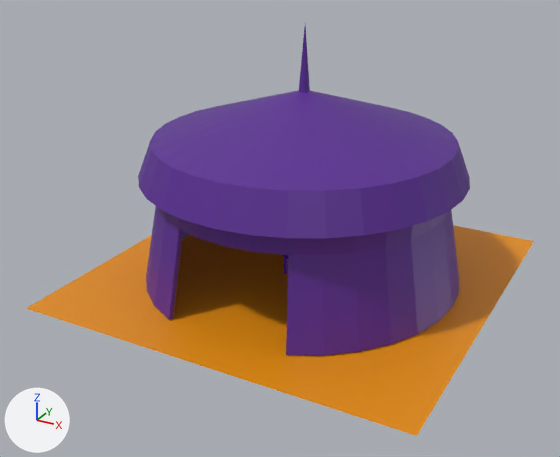
Before and after pictures for a commit that changed the Blender file blender/layout/placeholders.blend.
Before and after are seen from a 50 mm lens placed at (13.5, -26.5, 15.0), pointed at (-0.3, -1.5, 2.5). Lighting does not change. The marker at lower left points along +X, +Y and +Z. The first picture is the older version. Objects named as collision shapes, trigger or cutter boxes, shadow casters or lower levels of detail are left out.

The scene before the commit, as lines of its bpy script (objects in view):
```python
me_circle = bpy.data.meshes.new('Circle')
me_circle.from_pydata(...)  # 190 vertices, 156 faces; spans x -6.59..6.59, y -6.59..6.59, z 0.06..10.49
me_circle.materials.append(mat_tent)  # purple #592793
me_plane = bpy.data.meshes.new('Plane')
me_plane.from_pydata([(-1.0, -1.0, 0.0), (1.0, -1.0, 0.0), (-1.0, 1.0, 0.0), (1.0, 1.0, 0.0)], [], [(0, 1, 3, 2)])
me_plane.materials.append(mat_floor)  # orange #e79000
ob_circle = bpy.data.objects.new('Circle', me_circle)
ob_circle.location = (0.0, 0.0, 0.0)
_m = ob_circle.modifiers.new('Solidify', 'SOLIDIFY')
_m.thickness = 0.166
ob_plane = bpy.data.objects.new('Plane', me_plane)
ob_plane.location = (0.0, 0.0, 0.0)
ob_plane.scale = (8.0, 8.0, 1.0)
```
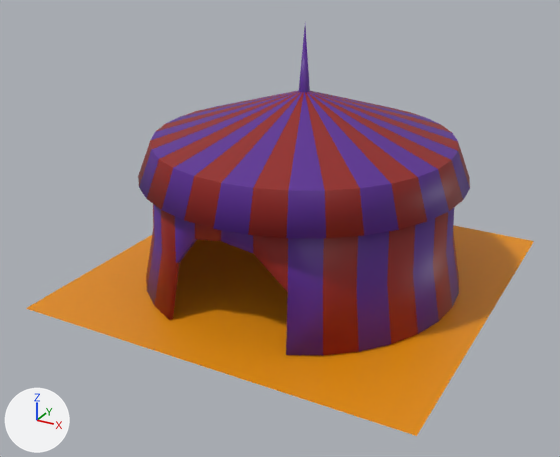
What changed in the scene script:
```text
Add mat_tent_001:
    mat_tent_001 = principled_material('Tent.001')
    mat_tent_001.base_color = (0.293, 0.014, 0.00956)  # red #931f19
Change me_circle:
    where me_circle.from_pydata(...)  # 190 vertices, 156 faces; spans x -6.59..6.59, y -6.59..6.59, z 0.06..10.49
    used by ob_circle; location = (0.0, 0.0, 0.0)
    me_circle part 1: 32 of 190 vertices moved; they spanned x -5.92..5.92, y -5.92..5.92, z 3.62 and now span x -6.14..6.14, y -6.14..6.14, z 2.31..3.9; mean shift (0.0, 0.0, -1.17); largest move (-3.29, 4.92, 3.62) -> (-3.41, 5.11, 2.31)
    me_circle part 2: edges marked sharp go from 0 to 64
    me_circle part 3: 16 of the faces centred in x -3.09..3.09, y -3.09..3.09, z 6.91 switch from mat_tent (purple #592793) to mat_tent_001 (red #931f19)
    me_circle part 4: 12 of the faces centred in x 0.58..6.01, y 1.73..6.25, z 1.84..5.27 switch from mat_tent (purple #592793) to mat_tent_001 (red #931f19)
    me_circle part 5: 11 of the faces centred in x -6.01..-0.58, y -6.25..-1.73, z 1.84..5.27 switch from mat_tent (purple #592793) to mat_tent_001 (red #931f19)
    me_circle part 6: 11 of the faces centred in x 1.73..6.25, y -6.01..-0.58, z 1.84..5.27 switch from mat_tent (purple #592793) to mat_tent_001 (red #931f19)
```

Boxes [x1, y1, x2, y2] around the edits, measured in the pictures (560 x 457 px; the box of a moved part takes in the faces that stretch with it):
'Circle', reshaped, shading changed, recoloured (purple to red)
    both: [138, 26, 470, 355]
part 1 of me_circle, moved or reshaped
    before: [146, 206, 459, 355]
    after: [146, 204, 459, 355]
part 2 of me_circle, shading changed
    both: [138, 31, 470, 355]
part 3 of me_circle, recoloured (purple to red)
    both: [150, 90, 458, 191]
part 4 of me_circle, recoloured
    both: [453, 143, 470, 288]
part 5 of me_circle, recoloured (purple to red)
    both: [138, 142, 221, 320]
part 6 of me_circle, recoloured (purple to red)
    both: [248, 160, 463, 355]
